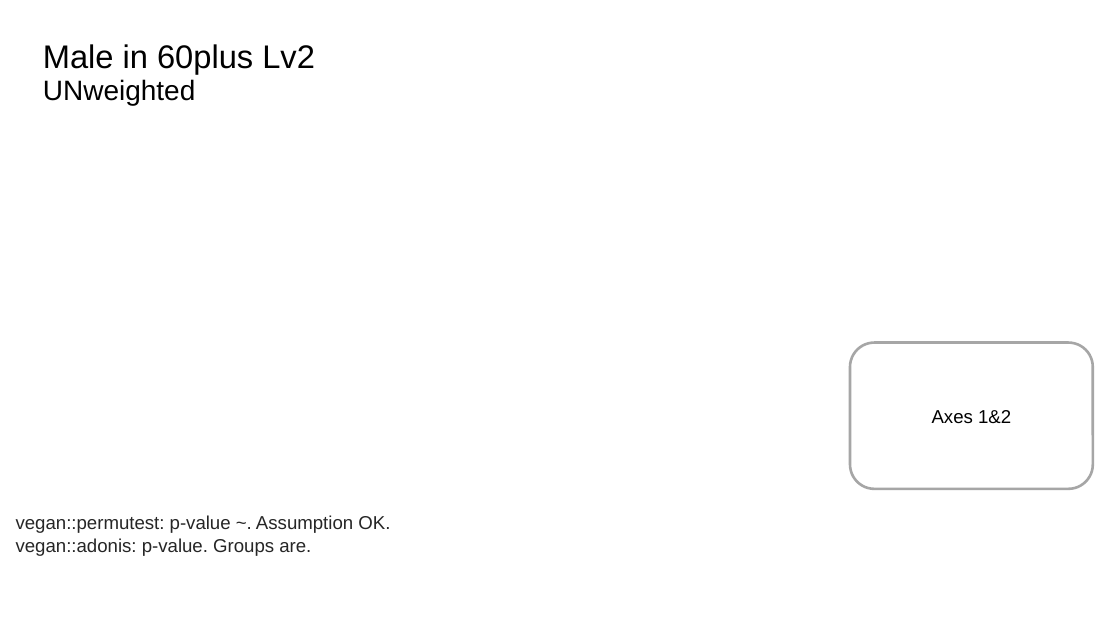
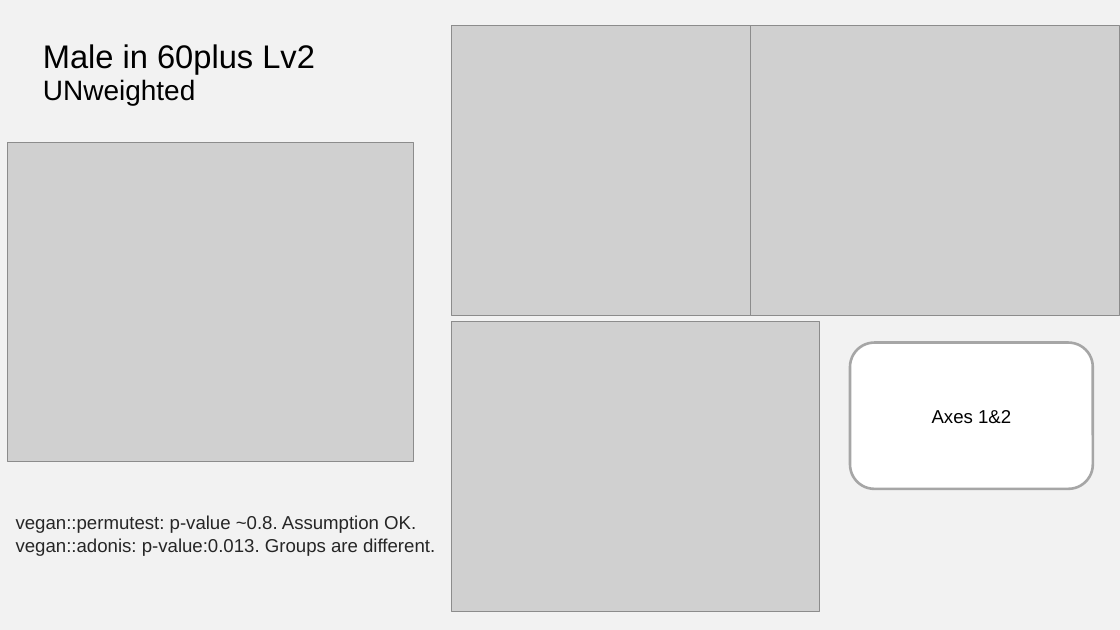
Before and after one commit to computational-nutrition-lab/dietary_patterns, a slide deck: slide 25 of eg_data/NHANES/Laboratory_data/Ordination/Ordination summary.pptx (slide 22 before the commit). Drawn at 1120x630 pixels with LibreOffice and Linux fonts; fonts in the diff are those of the drawing; grey boxes stand for pictures. Boxes give left, top, right and bottom in pixels: in the first picture for what was removed or moved away, otherwise in the second. Text is boxed around its words. In the diff, an @@ line names an element or a change of style, - is before the commit and + after.

```diff
--- a/eg_data/NHANES/Laboratory_data/Ordination/Ordination summary.pptx
+++ b/eg_data/NHANES/Laboratory_data/Ordination/Ordination summary.pptx
@@ background #FFFFFF to #F2F2F2 @@
@@ picture added at [451, 26, 819, 315] @@
@@ picture added at [751, 26, 1119, 315] @@
@@ picture added at [8, 143, 413, 462] @@
@@ picture added at [451, 322, 819, 611] @@
@@ text at [16, 515, 435, 556]: text changed @@
-vegan::permutest: p-value ~. Assumption OK.
-vegan::adonis: p-value. Groups are.
+vegan::permutest: p-value ~0.8. Assumption OK.
+vegan::adonis: p-value:0.013. Groups are different.
```
Also in this commit, not shown: 27 other slides changed, 1 slide added, 59 other files.
